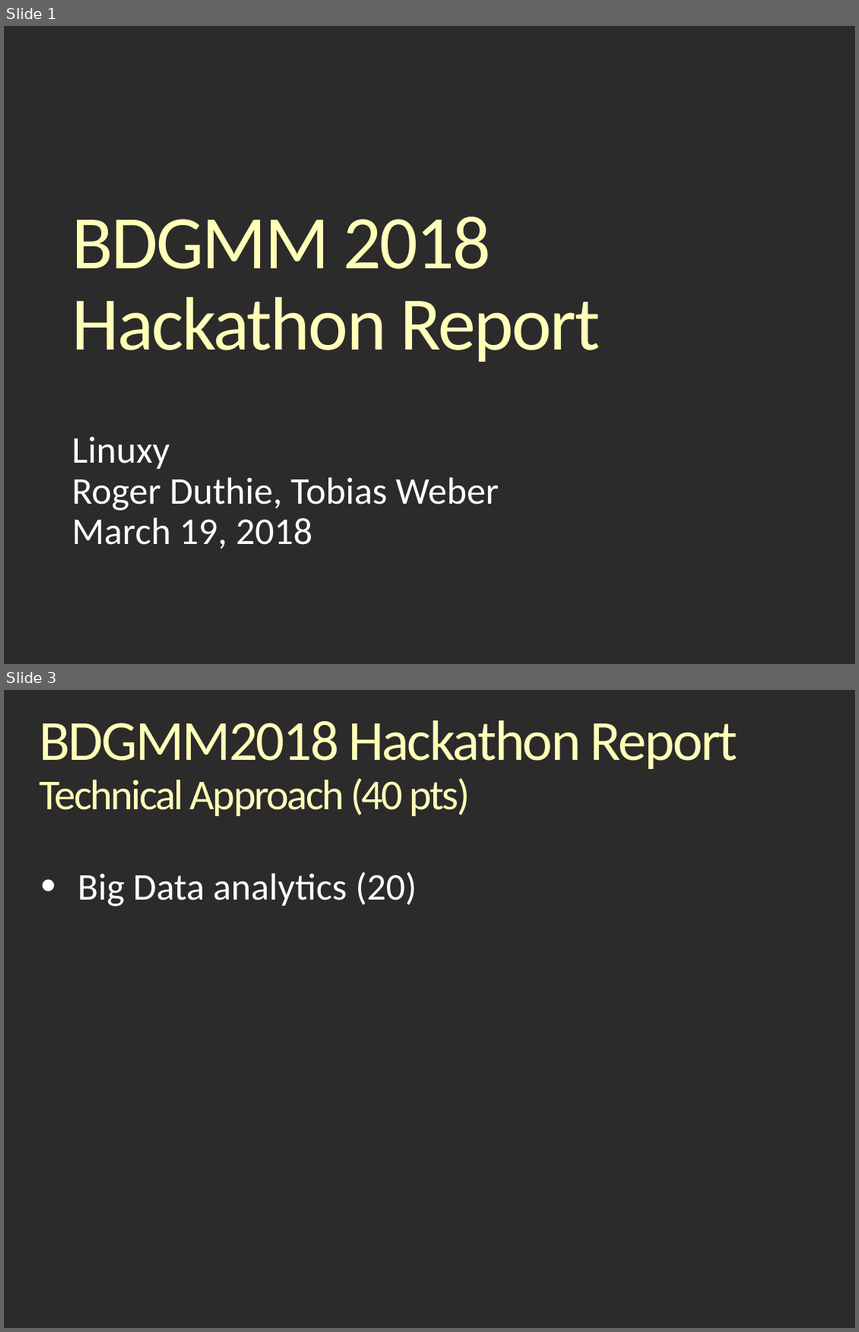
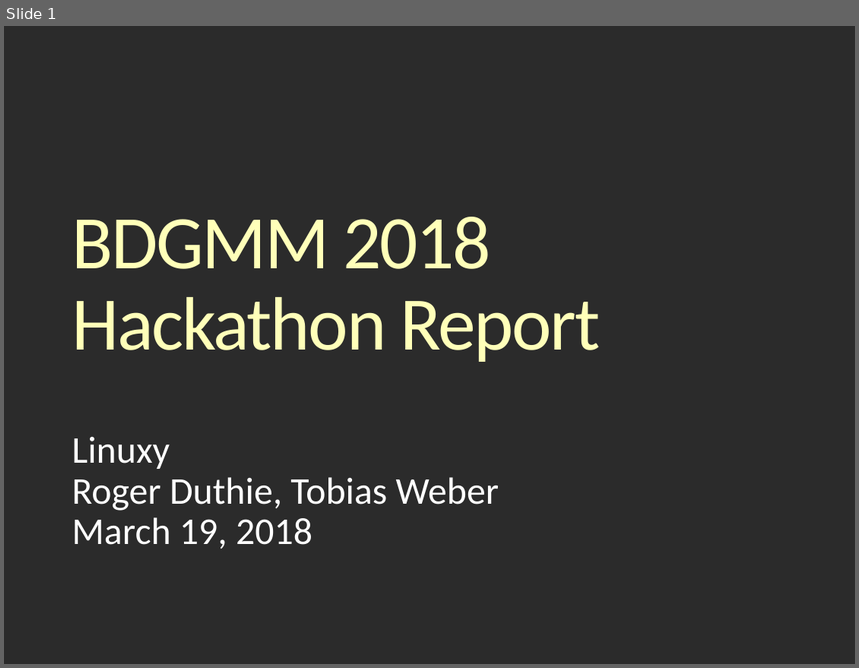
Before and after one commit to rjaduthie/bdgmm-hackathon-berlin-2018, a slide deck: BDMM18_Hackathonv_Report_Linuxy.odp. Shown one above the other, each under a label of ours: slides 1 and 3 before the commit, slide 1 after it; the slides between them are not shown. The pictures are 859x1332 and 859x668 pixels, drawn with LibreOffice and Linux fonts; fonts in the diff are those of the drawing; background and template pictures are left out; a plain dark background stands for a picture behind light text. Boxes give left, top, right and bottom in pixels: in the first picture for what was removed or moved away, otherwise in the second. Text is boxed around its words. In the diff, an @@ line names an element or a change of style, - is before the commit and + after.

```diff
--- a/BDMM18_Hackathonv_Report_Linuxy.odp
+++ b/BDMM18_Hackathonv_Report_Linuxy.odp
@@ slide 3 removed at [4,690,855,1328], background picture (left out) @@
@@ title removed at [40,720,738,816] @@
-BDGMM2018 Hackathon Report
-Technical Approach (40 pts)
@@ text removed at [78,872,417,907] @@
-• Big Data analytics (20)
```
Also in this commit, not shown: 3 slides changed, 4 slides added, 6 other slides removed.
